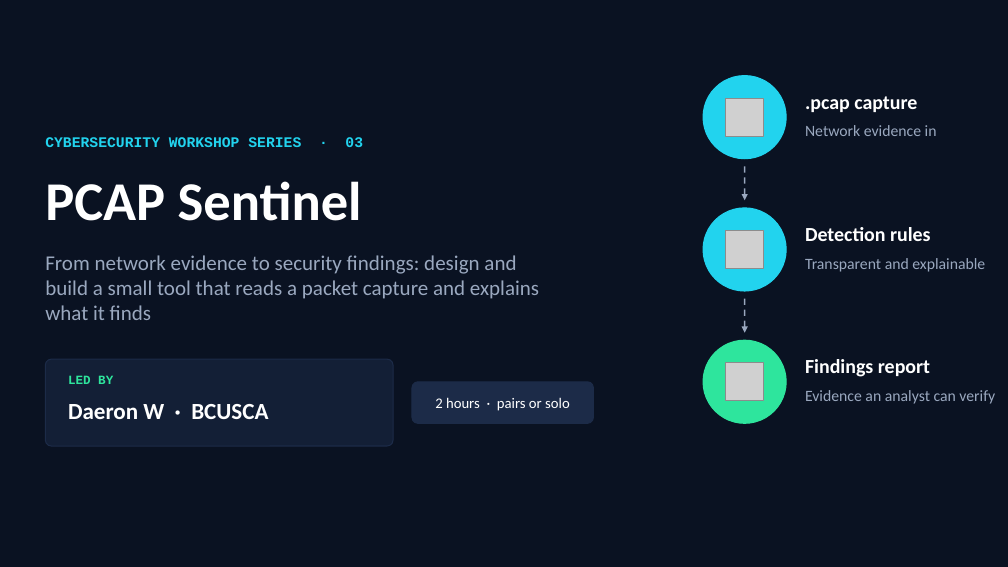
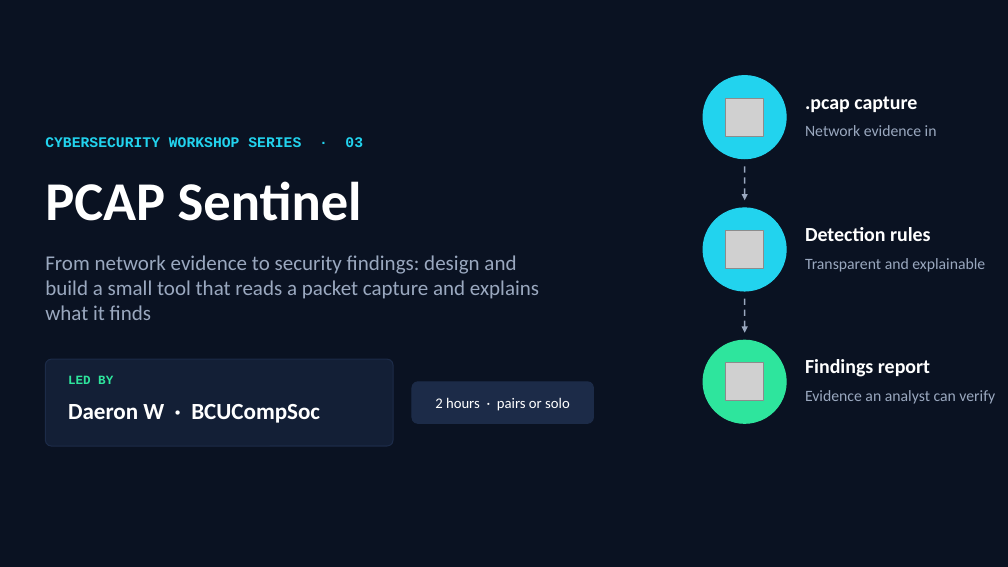
Before and after one commit to DEEFIBAO/Workshop-3---PCAP-file-analysis, a slide deck: slide 1 of BCUCompSoc_PCAP_Sentinel_Workshop03.pptx. Drawn at 1008x567 pixels with LibreOffice and Linux fonts; fonts in the diff are those of the drawing; grey boxes stand for pictures; background and template pictures are left out. Boxes give left, top, right and bottom in pixels: in the first picture for what was removed or moved away, otherwise in the second. Text is boxed around its words. In the diff, an @@ line names an element or a change of style, - is before the commit and + after.

```diff
--- a/BCUCompSoc_PCAP_Sentinel_Workshop03.pptx
+++ b/BCUCompSoc_PCAP_Sentinel_Workshop03.pptx
@@ text at (x1=68, y1=404, x2=320, y2=423): text changed @@
-Daeron W · BCUSCA
+Daeron W · BCUCompSoc
```
Also in this commit, not shown: 1 other slide changed.
